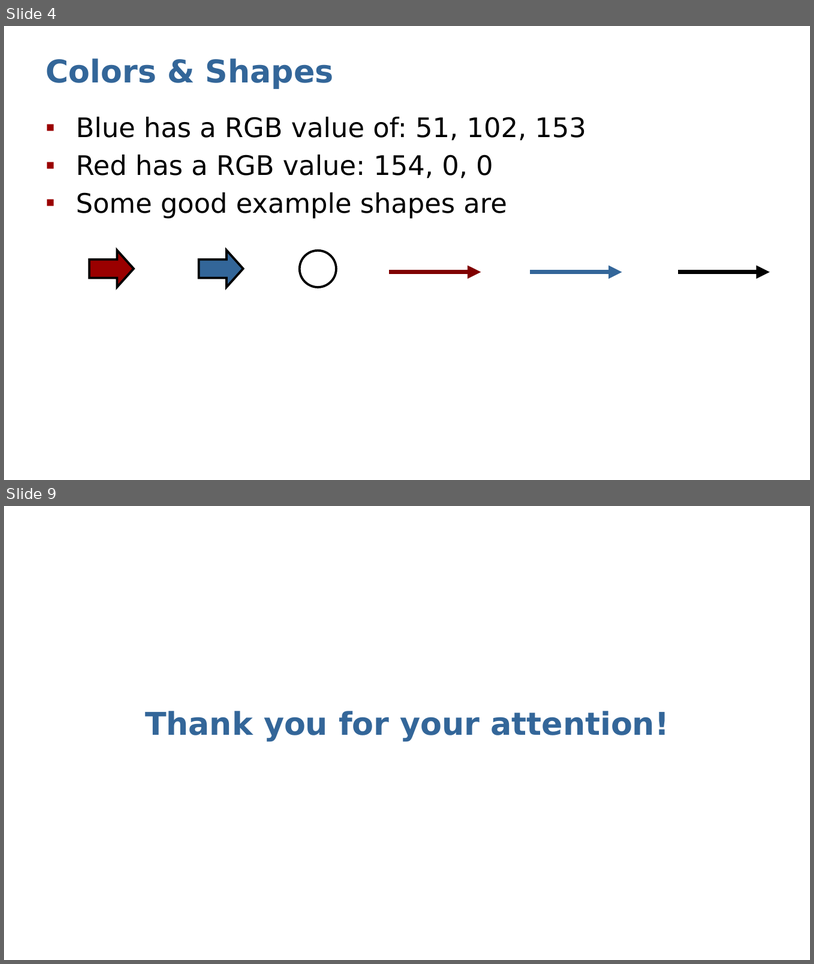
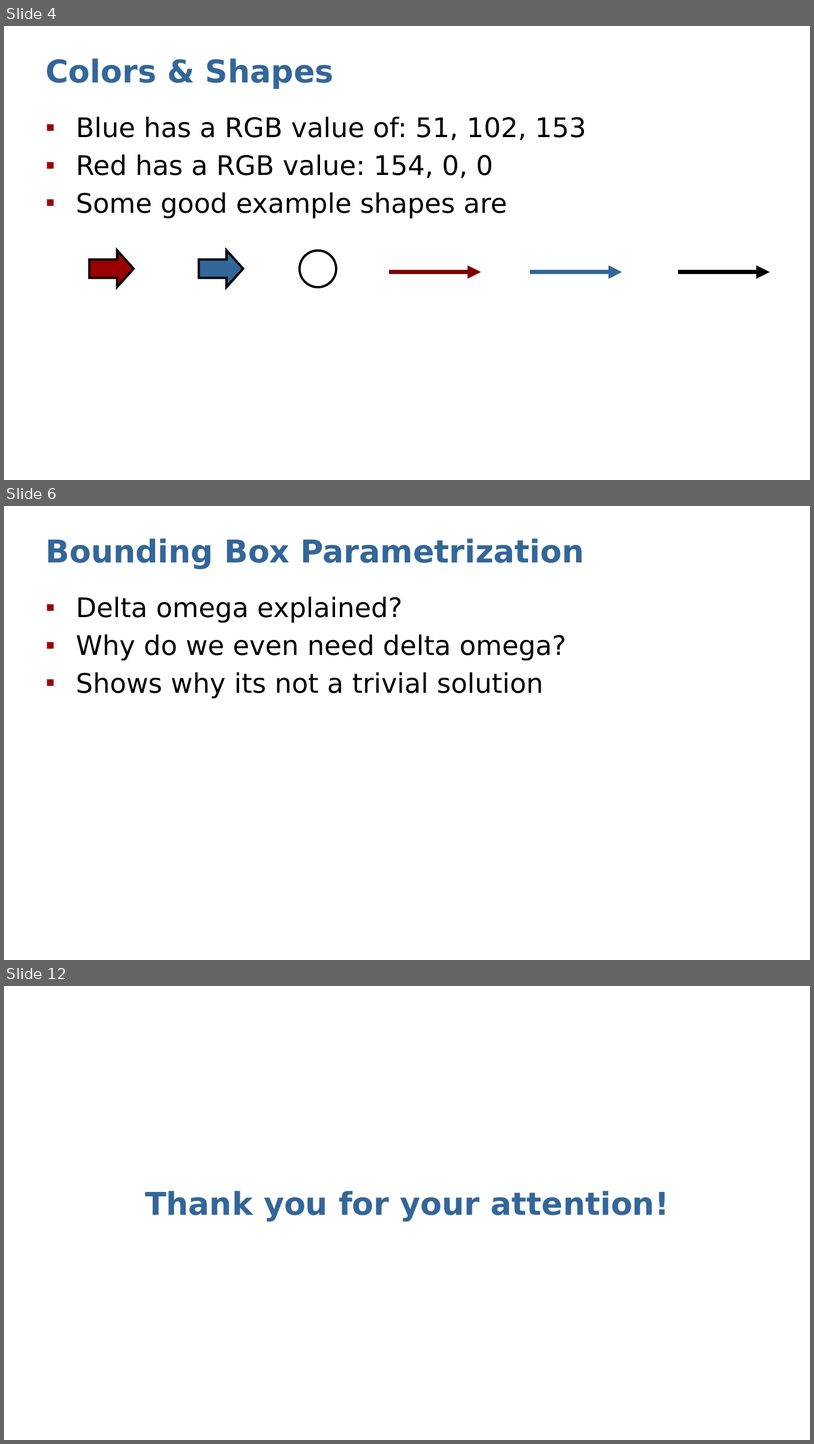
Before and after one commit to Dystron/Forked_EfficientPS, a slide deck: Crop-Aware Panoptic Segmentation.pptx. Shown one above the other, each under a label of ours: slides 4 and 9 before the commit, slides 4, 6 and 12 after it; the slides between them are not shown. The pictures are 814x964 and 814x1444 pixels, drawn with LibreOffice and Linux fonts; fonts in the diff are those of the drawing. Boxes give left, top, right and bottom in pixels: in the first picture for what was removed or moved away, otherwise in the second. Text is boxed around its words. In the diff, an @@ line names an element or a change of style, - is before the commit and + after.

```diff
--- a/Crop-Aware Panoptic Segmentation.pptx
+++ b/Crop-Aware Panoptic Segmentation.pptx
@@ slide 6 added at [4,506,810,960], background #FFFFFF @@
@@ title added at [45,538,585,569], 28 pt, text #336699, bold @@
+Bounding Box Parametrization
@@ text added at [76,597,567,699], 24 pt, text #000000 @@
+▪ Delta omega explained?
+▪ Why do we even need delta omega?
+▪ Shows why its not a trivial solution
@@ what was slide 9 is now slide 12 @@
```
Also in this commit, not shown: 3 slides changed, 3 other slides added, 1 slide removed.
